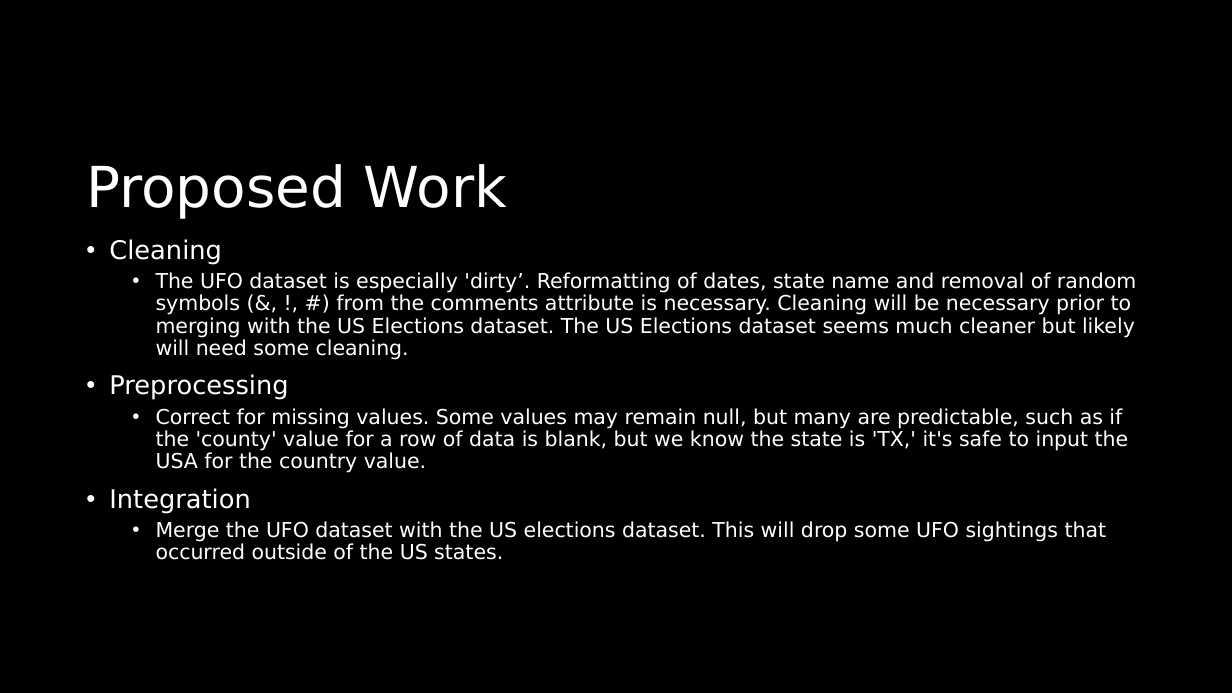
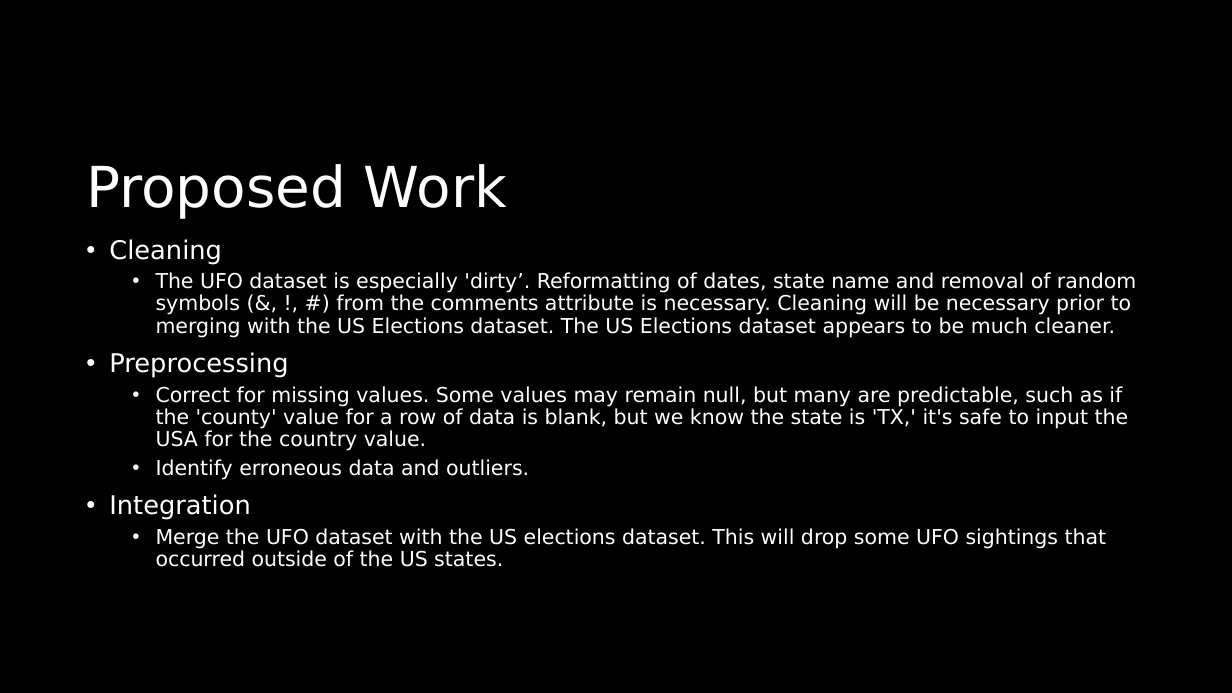
Before and after one commit to KWolley/CSPB4502_DreamTeam, a slide deck: slide 6 of UFO_presidentalElections.pptx. Drawn at 1232x693 pixels with LibreOffice and Linux fonts; fonts in the diff are those of the drawing. Boxes give left, top, right and bottom in pixels: in the first picture for what was removed or moved away, otherwise in the second. Text is boxed around its words. In the diff, an @@ line names an element or a change of style, - is before the commit and + after.

```diff
--- a/UFO_presidentalElections.pptx
+++ b/UFO_presidentalElections.pptx
@@ text at (156,272,1136,338): text changed @@
-  • The UFO dataset is especially 'dirty’. Reformatting of dates, state name and removal of random symbols (&, !, #) from the comments attribute is necessary. Cleaning will be necessary prior to merging with the US Elections dataset. The US Elections dataset seems much cleaner but likely will need some cleaning.
+  • The UFO dataset is especially 'dirty’. Reformatting of dates, state name and removal of random symbols (&, !, #) from the comments attribute is necessary. Cleaning will be necessary prior to merging with the US Elections dataset. The US Elections dataset appears to be much cleaner.
@@ text at (156,459,529,480): paragraph added @@
+  • Identify erroneous data and outliers.
```
Also in this commit, not shown: 3 other slides changed, 1 slide added, 7 other files.
